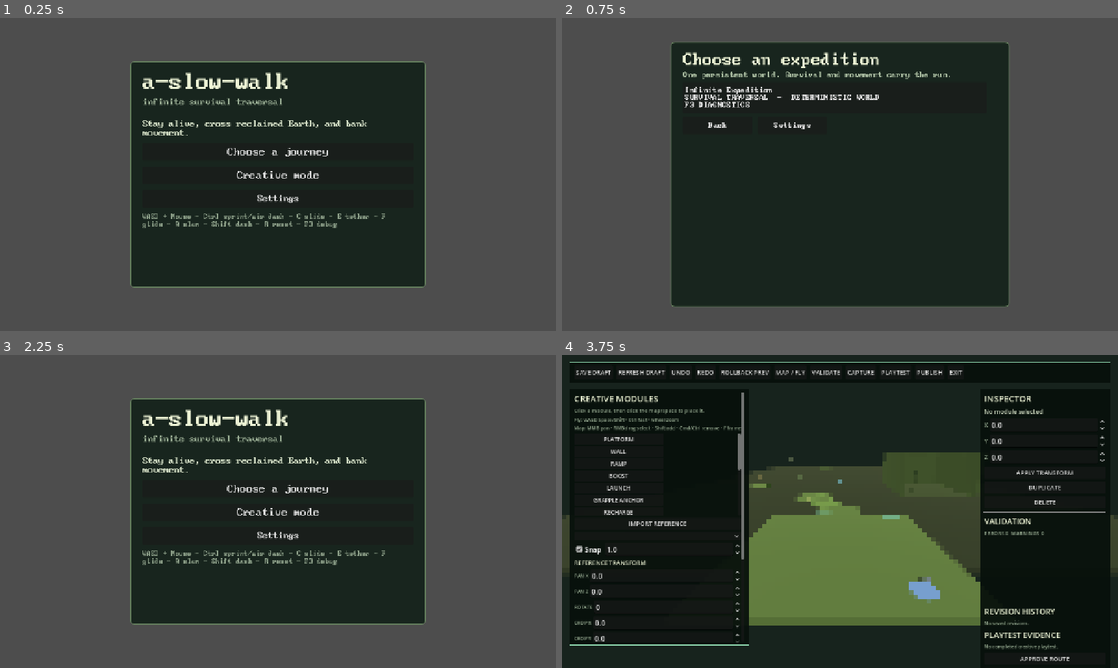
Above: before the commit, frames 1-4 (two rows, left to right).
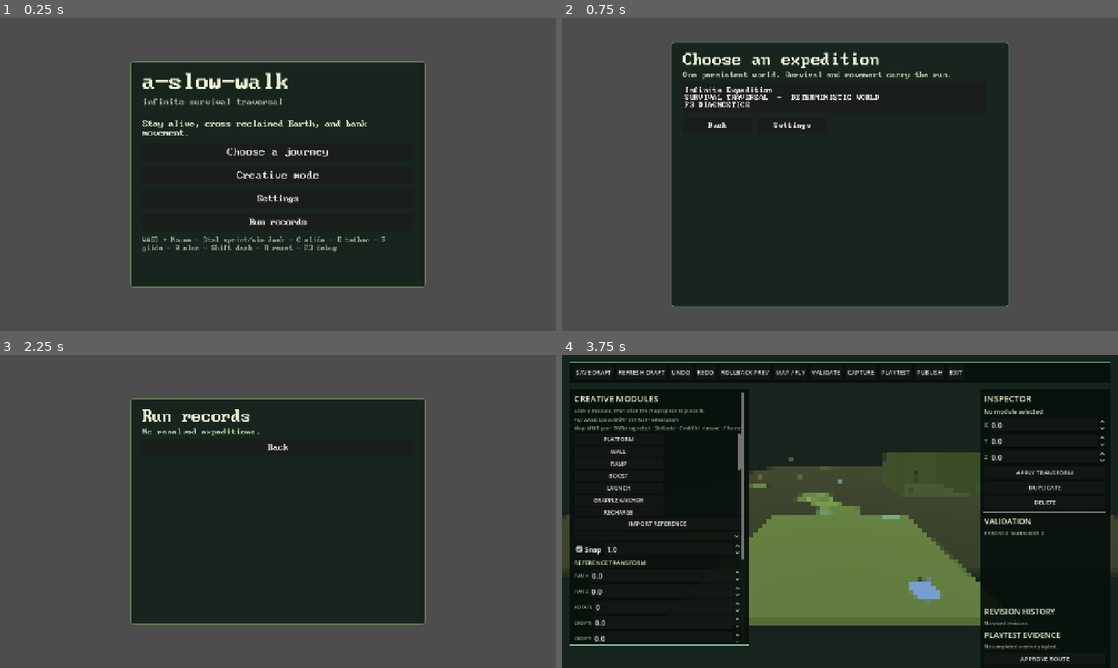
Above: after the commit, the same moments.

Repository: gongahkia/hot-cross-buns
Game: Godot game, scene res://scenes/main.tscn
Two runs of this game, one before a commit and one after it. Both use one fixed random seed, a clock stepped at 60 frames per second and the inputs below.
Inputs (mouse positions are in pixels of both pictures, inside the frame that each line leads up to):
- Up to frame 1 (0.25 s): no input
- Up to frame 2 (0.75 s): click "Choose a journey" at 0.5 s
- Up to frame 3 (2.25 s): click "Back" at 1.25 s; click (278, 558) at 2 s, where only the run after the commit has a clickable "Run records"
- Up to frame 4 (3.75 s): click (840, 448) at 2.75 s, where only the run after the commit has a clickable "Back"; click "Creative mode" at 3.5 s

The runs differ from the first frame. In frame 1, 1.2% of the frame differs, in the area x 25-70%, y 62-75%; in frame 2, nothing differs; in frame 3, 2.6%, in the area x 25-70%, y 17-68%; in frame 4, nothing differs.

Commit message:
Add records only run archive

Diff:
--- a/scripts/main.gd
+++ b/scripts/main.gd
@@ -13,6 +13,7 @@
 const WORLD_WEATHER := preload("res://scripts/world_weather.gd")
 const SURVIVAL_MOVEMENT_POLICY := preload("res://scripts/survival_movement_policy.gd")
 const TRAVERSAL_MATERIAL_PLACEMENT := preload("res://scripts/traversal_material_placement.gd")
+const RUN_ARCHIVE := preload("res://scripts/run_archive.gd")
 const SHELTER_COST := {"wood": 3, "scrap": 1, "fiber": 2}
 const PLATFORM_COST := {"wood": 2, "scrap": 2, "fiber": 1}
 const SANDBOX_GEOMETRY_PATH := "res://scenes/sandbox_geometry.tscn"
@@ -51,6 +52,7 @@
 var weather_forecast: Array = []
 var weather_forecast_key := ""
 var last_resolved_run: Dictionary = {}
+var run_archive = RUN_ARCHIVE.new()
 
 var ui: CanvasLayer
 var hud: Control
@@ -350,7 +352,29 @@
 	var settings := _button("Settings", 18)
 	settings.pressed.connect(show_settings.bind("title"))
 	box.add_child(settings)
+	var records := _button("Run records", 18)
+	records.pressed.connect(show_run_archive)
+	box.add_child(records)
 	box.add_child(_label("WASD + Mouse - Ctrl sprint/air dash - C slide - E tether - F glide - Q slam - Shift dash - R reset - F3 debug", 14, Color("#8ea18a")))
+
+func show_run_archive() -> void:
+	menu_mode = "records"
+	menu.mouse_filter = Control.MOUSE_FILTER_STOP
+	_clear_menu()
+	var panel := _center_panel(Vector2(680.0, 520.0))
+	var box := VBoxContainer.new()
+	box.add_theme_constant_override("separation", 8)
+	panel.add_child(box)
+	box.add_child(_label("Run records", 34, Color("#edf3d5")))
+	var records: Array = run_archive.list()
+	if records.is_empty():
+		box.add_child(_label("No resolved expeditions.", 17, Color("#b5c6a5")))
+	else:
+		for record: Dictionary in records:
+			box.add_child(_label("#%02d  %s  %s  %s  %d resources" % [int(record.id),str(record.outcome).to_upper(),_time_text(float(record.elapsed)),str(record.level).to_upper(),(record.resources as Dictionary).size()], 16, Color("#d3dec5")))
+	var back := _button("Back", 18)
+	back.pressed.connect(show_title)
+	box.add_child(back)
 
 func show_level_select() -> void:
 	menu_mode = "levels"
@@ -870,6 +894,7 @@
 	var snapshot := Survival.snapshot()
 	snapshot["failure"] = reason
 	last_resolved_run = RunData.finish("failed", snapshot)
+	run_archive.append(last_resolved_run)
 	last_sandbox_event = "RUN FAILED: " + reason.to_upper()
 	if player: player.movement_enabled = false
 	Input.mouse_mode = Input.MOUSE_MODE_VISIBLE
@@ -917,6 +942,7 @@
 func _extract_run() -> void:
 	if not RunData.running: return
 	last_resolved_run = RunData.finish("extracted", Survival.snapshot())
+	run_archive.append(last_resolved_run)
 	last_sandbox_event = "RUN EXTRACTED"
 	get_tree().paused = false
 	if player: player.movement_enabled = false
--- /dev/null
+++ b/scripts/run_archive.gd
@@ -0,0 +1,18 @@
+class_name RunArchive
+extends RefCounted
+
+const MAX_RECORDS := 32
+
+var records: Array[Dictionary] = []
+var next_id := 1
+
+func append(record: Dictionary) -> Dictionary:
+	if str(record.get("outcome", "active")) not in ["extracted", "failed"]: return {}
+	var summary := {"id":next_id,"outcome":str(record.outcome),"level":str(record.get("level", "")),"seed":int(record.get("seed", 0)),"elapsed":float(record.get("elapsed", 0.0)),"collectibles":int(record.get("collectibles", 0)),"resources":(record.get("resources", {}) as Dictionary).duplicate(),"regions":(record.get("regions", []) as Array).duplicate(),"survival":(record.get("survival", {}) as Dictionary).duplicate(true)}
+	next_id += 1
+	records.append(summary)
+	if records.size() > MAX_RECORDS: records.pop_front()
+	return summary.duplicate(true)
+
+func list() -> Array:
+	return records.duplicate(true)
--- /dev/null
+++ b/scripts/run_archive_test.gd
@@ -0,0 +1,14 @@
+extends SceneTree
+const ARCHIVE = preload("res://scripts/run_archive.gd")
+var failed := false
+func _initialize() -> void:
+	var archive := ARCHIVE.new()
+	_expect(archive.append({"outcome":"active"}).is_empty(), "active run entered archive")
+	var first := archive.append({"outcome":"extracted","level":"expedition","seed":7,"elapsed":12.5,"collectibles":3,"resources":{"wood":2},"regions":["north"],"survival":{"health":80.0}})
+	_expect(int(first.id) == 1 and (archive.list() as Array).size() == 1 and int((archive.list() as Array)[0].resources.wood) == 2, "archive record drifted")
+	first.resources["wood"] = 99
+	_expect(int((archive.list() as Array)[0].resources.wood) == 2, "archive leaked mutable record")
+	quit(1 if failed else 0)
+func _expect(condition: bool, message: String) -> void:
+	if condition: return
+	failed = true; push_error(message)
Not shown, added: docs/records-only-run-archive.md
